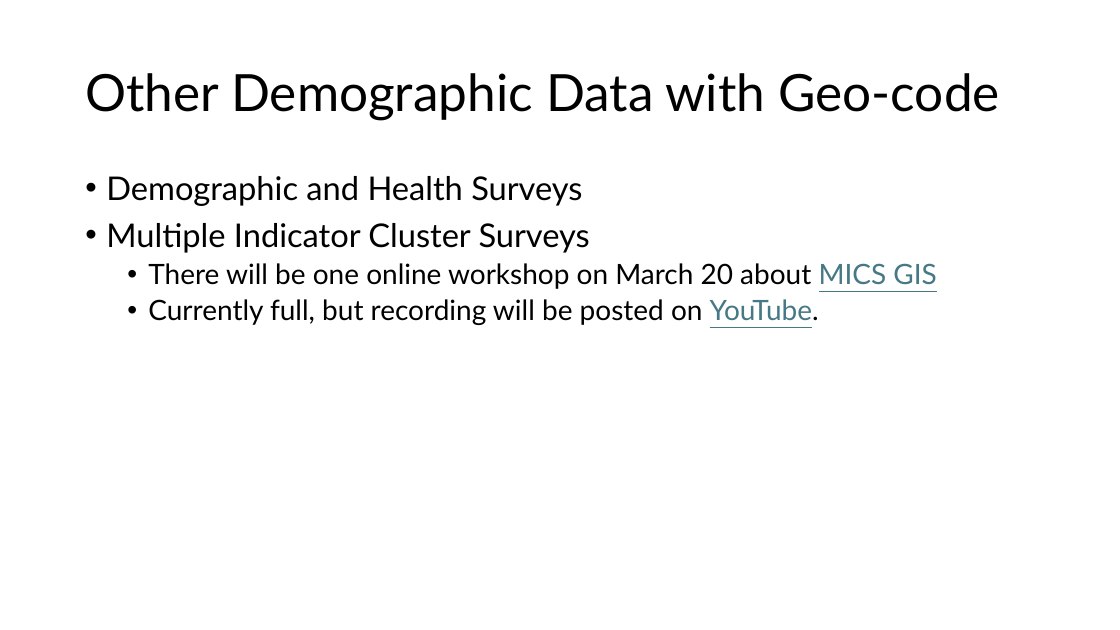
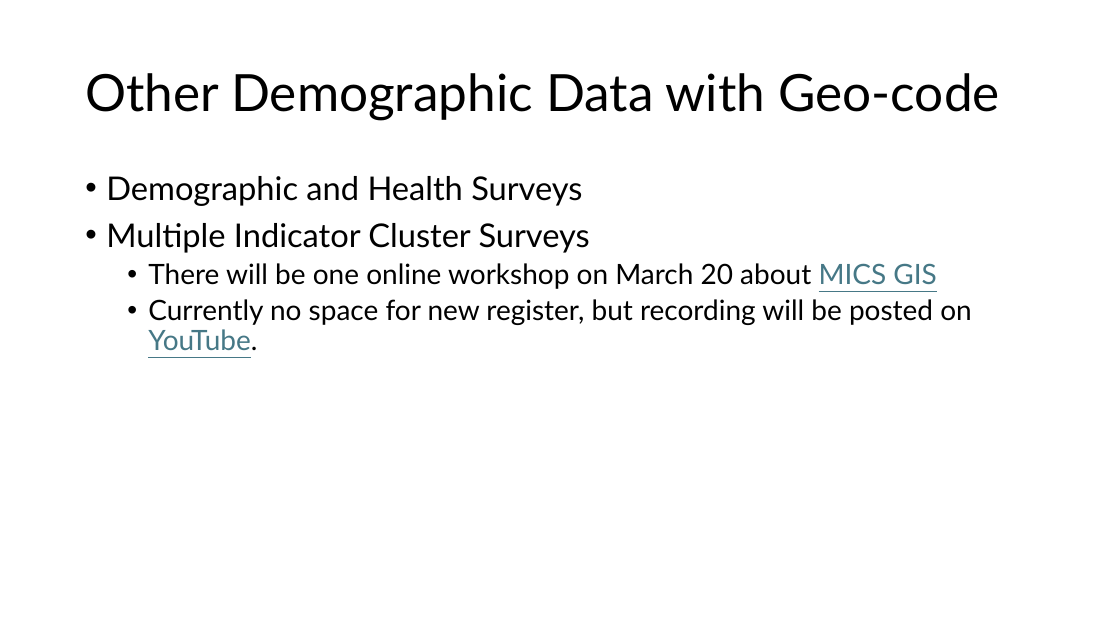
Before and after one commit to szkaifeng/ClimateDataIntro, a slide deck: slide 19 of Climate Data Introduction.pptx. Drawn at 1120x630 pixels with LibreOffice and Linux fonts; fonts in the diff are those of the drawing. Boxes give left, top, right and bottom in pixels: in the first picture for what was removed or moved away, otherwise in the second. Text is boxed around its words. In the diff, an @@ line names an element or a change of style, - is before the commit and + after.

```diff
--- a/Climate Data Introduction.pptx
+++ b/Climate Data Introduction.pptx
@@ text at box(148, 299, 972, 350): text changed @@
-  • Currently full, but recording will be posted on YouTube.
+  • Currently no space for new register, but recording will be posted on YouTube.
```
Also in this commit, not shown: 2 other slides changed.
